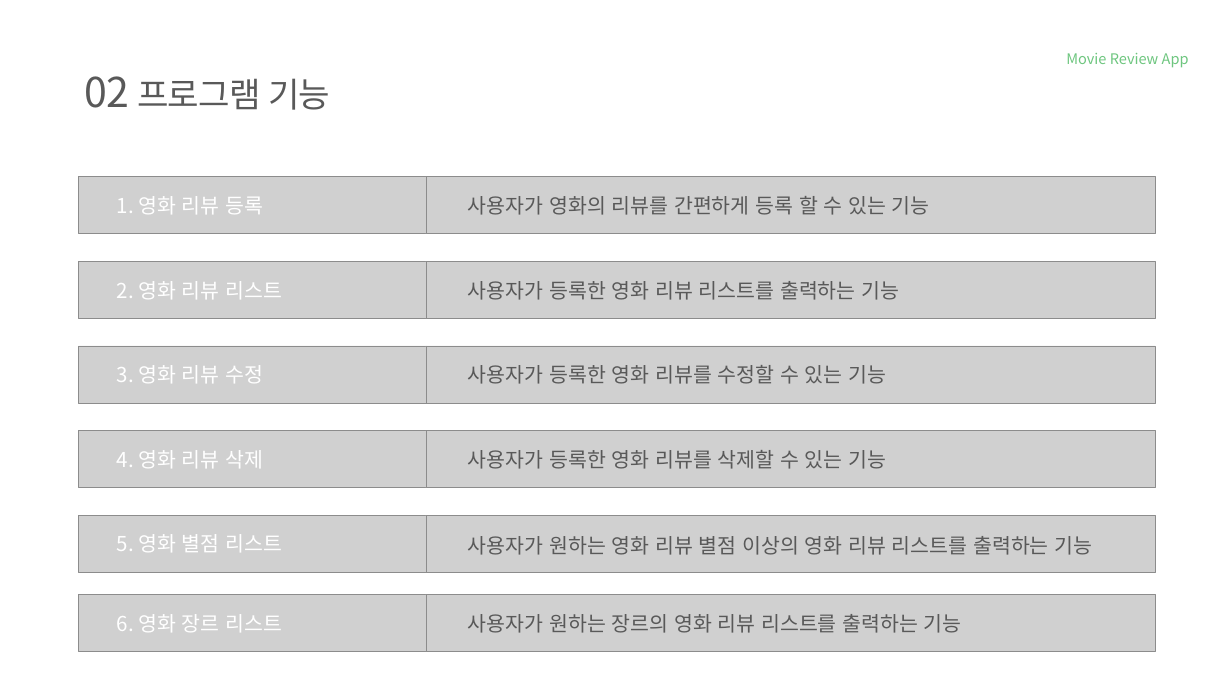
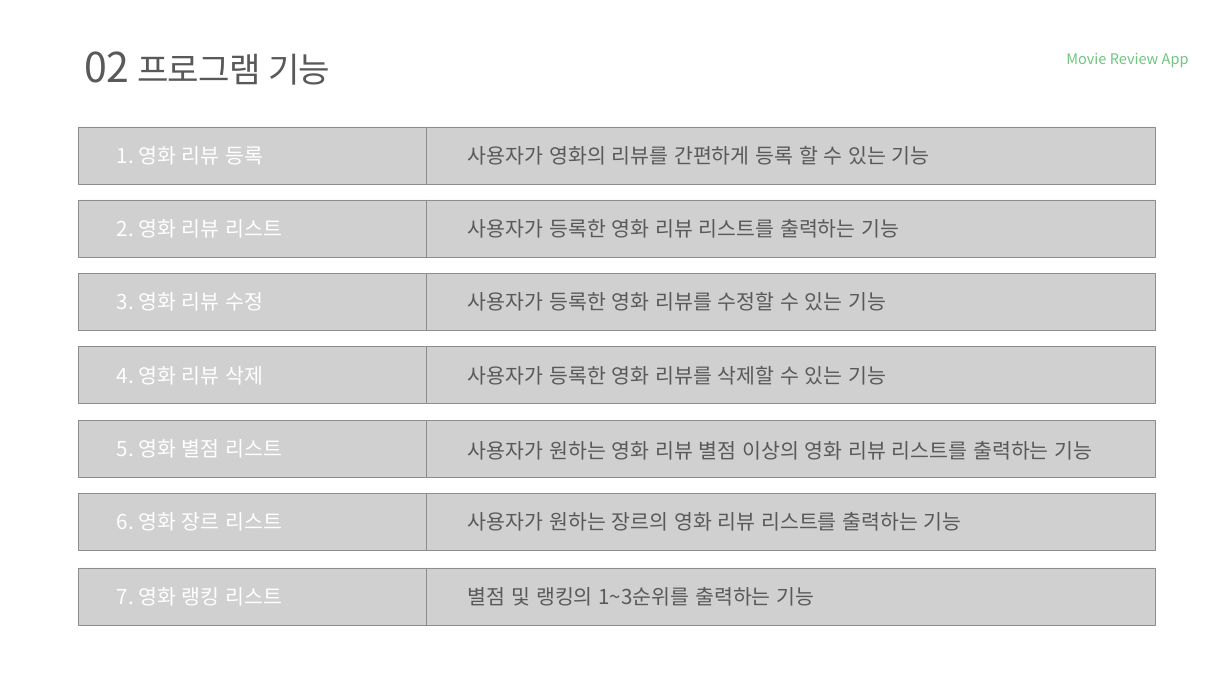
Before and after one commit to tnwjd121/MovieApp, a slide deck: slide 4 of ppt/국비(정보처리기능사)_백수정.pptx. Drawn at 1232x693 pixels with LibreOffice and Linux fonts; fonts in the diff are those of the drawing; grey boxes stand for pictures; background and template pictures are left out. Boxes give left, top, right and bottom in pixels: in the first picture for what was removed or moved away, otherwise in the second. Text is boxed around its words. In the diff, an @@ line names an element or a change of style, - is before the commit and + after.

Commit message:
프로젝트 랭크 함수 수정 및 data 추가

```diff
--- a/ppt/국비(정보처리기능사)_백수정.pptx
+++ b/ppt/국비(정보처리기능사)_백수정.pptx
@@ text "02 프로그램 기능": place and size @@
-text "02 프로그램 기능" at [84, 76, 330, 110]
+text "02 프로그램 기능" at [84, 51, 330, 85]
@@ 2 pictures, 2 texts: place and size @@
-2 pictures, 2 texts at [79, 177, 1154, 234]
+2 pictures, 2 texts at [79, 127, 1154, 184]
@@ 2 pictures, 2 texts: place and size @@
-2 pictures, 2 texts at [79, 261, 1154, 318]
+2 pictures, 2 texts at [79, 200, 1154, 257]
@@ picture: place and size @@
-picture at [79, 346, 427, 403]
+picture at [79, 274, 427, 331]
@@ text "3. 영화 리뷰 수정": place and size @@
-text "3. 영화 리뷰 수정" at [117, 365, 264, 383]
+text "3. 영화 리뷰 수정" at [117, 292, 264, 310]
@@ picture: place and size @@
-picture at [426, 346, 1154, 403]
+picture at [426, 274, 1154, 331]
@@ text "사용자가 등록한 영화 리뷰를 수정할 ...": place and size @@
-text "사용자가 등록한 영화 리뷰를 수정할 ..." at [468, 365, 886, 384]
+text "사용자가 등록한 영화 리뷰를 수정할 ..." at [468, 292, 886, 311]
@@ 2 pictures, 2 texts: place and size @@
-2 pictures, 2 texts at [79, 431, 1154, 488]
+2 pictures, 2 texts at [79, 347, 1154, 404]
@@ 2 pictures, 2 texts: place and size @@
-2 pictures, 2 texts at [79, 515, 1154, 572]
+2 pictures, 2 texts at [79, 420, 1154, 477]
@@ 2 pictures, 2 texts: place and size @@
-2 pictures, 2 texts at [79, 594, 1154, 652]
+2 pictures, 2 texts at [79, 493, 1154, 551]
@@ text "miricompany": place and size @@
-text "miricompany" at [80, 629, 196, 654]
+text "miricompany" at [80, 527, 196, 552]
@@ group added at [79, 568, 1154, 627]: 3 texts, 2 pictures @@
+miricompany
+7. 영화 랭킹 리스트
+별점 및 랭킹의 1~3순위를 출력하는 기능
```
Also in this commit, not shown: 3 other slides changed, 5 slides added, 1 slide removed, 3 other files.
